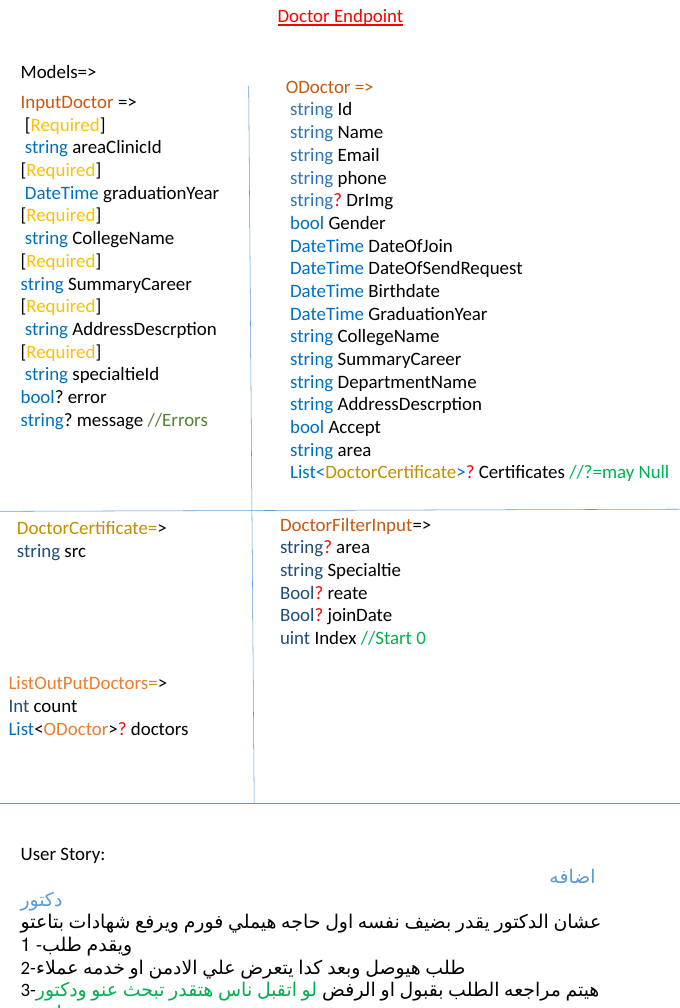
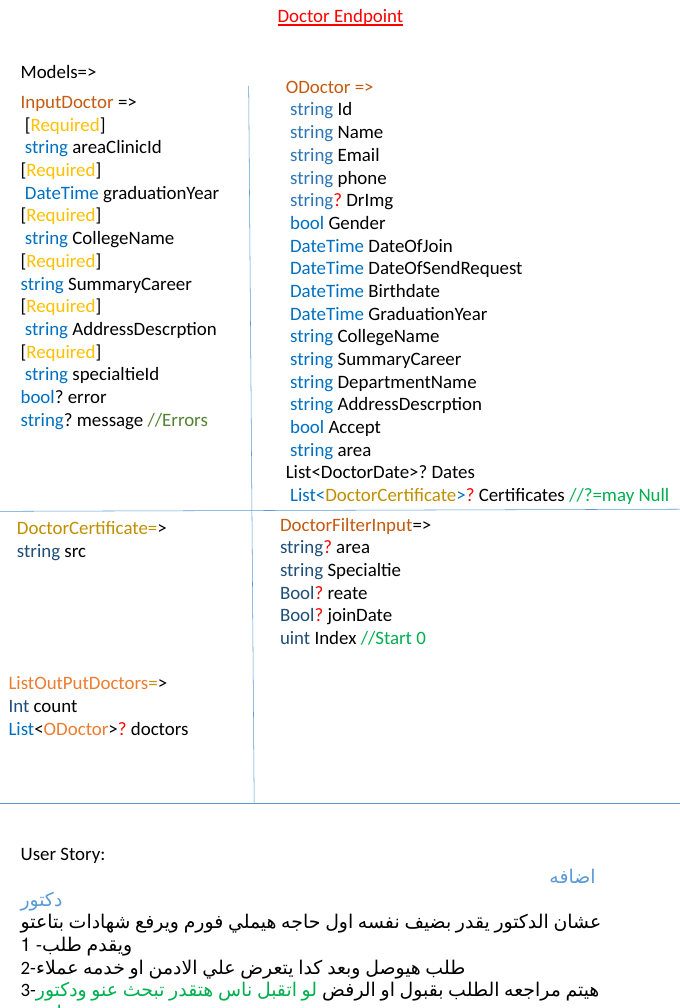
Before and after one commit to MOELSAYEDOSMAN/HealthHub, a slide deck: slide 1 of Documents/Api_Docus/DoctorEndpoint .pptx. Drawn at 680x1008 pixels with LibreOffice and Linux fonts; fonts in the diff are those of the drawing. Boxes give left, top, right and bottom in pixels: in the first picture for what was removed or moved away, otherwise in the second. Text is boxed around its words. In the diff, an @@ line names an element or a change of style, - is before the commit and + after.

Commit message:
Add Count Doctor

```diff
--- a/Documents/Api_Docus/DoctorEndpoint .pptx
+++ b/Documents/Api_Docus/DoctorEndpoint .pptx
@@ text at (286, 465, 475, 478): paragraph added @@
+List<DoctorDate>? Dates
```
Also in this commit, not shown: 1 slide added, 19 other files.
